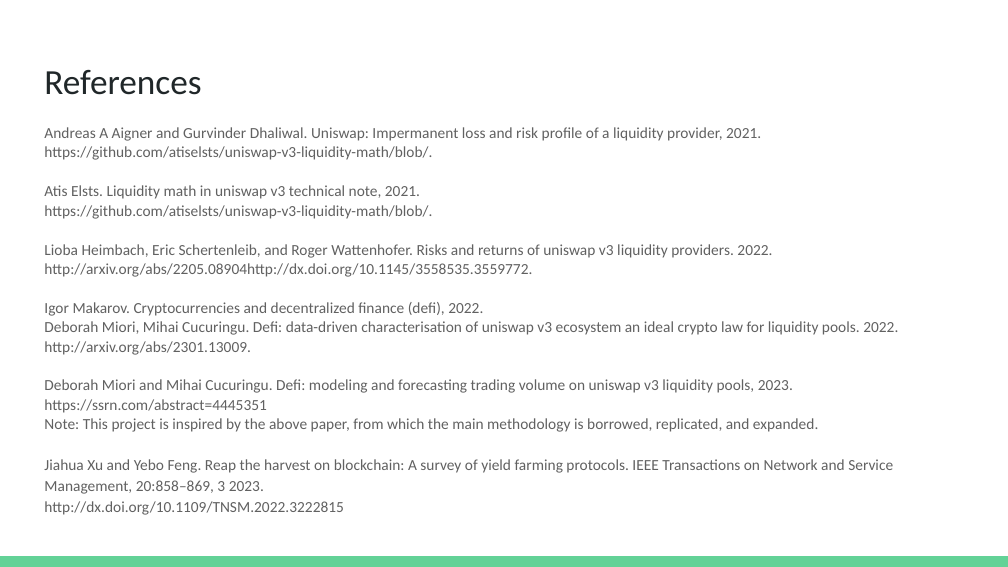
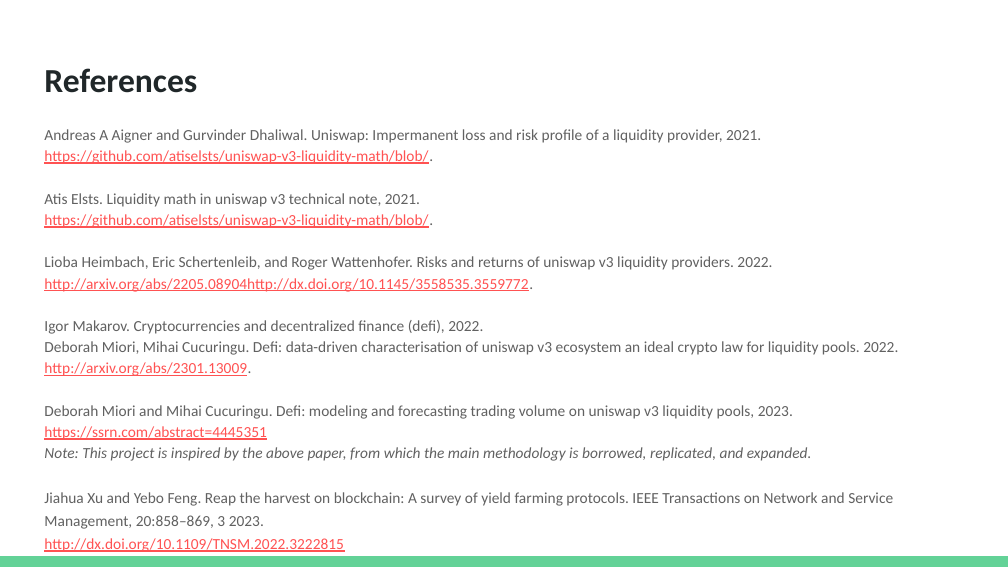
Before and after one commit to datagero/defi-liquidity-events-effect, a slide deck: slide 16 of Final Presentation Slides/Team 111 Presentation Slides.pptx (slide 17 before the commit). Drawn at 1008x567 pixels with LibreOffice and Linux fonts; fonts in the diff are those of the drawing. Boxes give left, top, right and bottom in pixels: in the first picture for what was removed or moved away, otherwise in the second. Text is boxed around its words. In the diff, an @@ line names an element or a change of style, - is before the commit and + after.

```diff
--- a/Final Presentation Slides/Team 111 Presentation Slides.pptx
+++ b/Final Presentation Slides/Team 111 Presentation Slides.pptx
@@ title "References" at [44, 68, 197, 93]: size 25.2 to 24 pt, bold on @@
@@ text "Andreas A Aigner and Gurvinder ..." at [44, 129, 898, 552]: text colour #616161 to #FF5252, underline on in "https://github.com/atiselsts/uniswap-v3-liquidity-math/blob/ ...", "https://github.com/atiselsts/uniswap-v3-liquidity-math/blob/ ...", "http://arxiv.org/abs/2205.08904http://dx.doi.org/10.1145/355 ...", "http://arxiv.org/abs/2301.13009." and 2 more places; italic on in "Note: This project is inspired by the ..."; line spacing 1.05 to 1.15; line spacing 1.15 to 1.25 @@
```
Also in this commit, not shown: 14 other slides changed, 1 slide removed, 3 other files.
